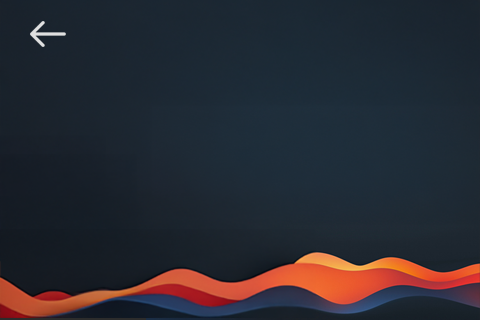
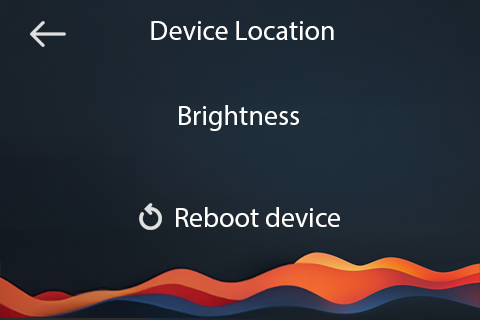
The second (480, 320) image is a revision of the first. Changes to its layers:
added layer "Layer 6" above "Reboot device" over box(139, 203, 162, 230)
added layer "Reboot device" above "Brightness" over box(176, 207, 340, 227)
added layer "Brightness" above "Device Location" over box(179, 105, 299, 131)
added layer "Device Location" above "Layer 5" over box(151, 21, 334, 40)
